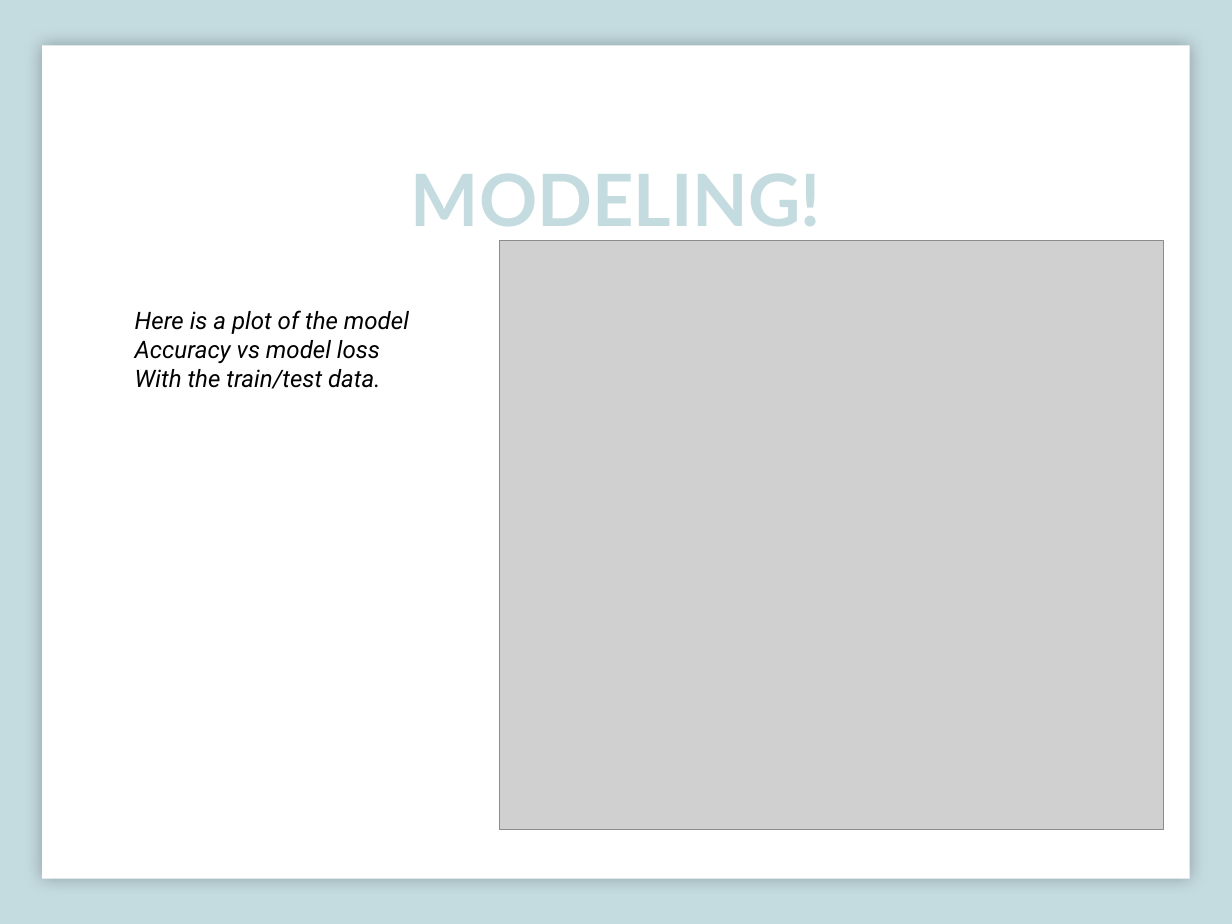
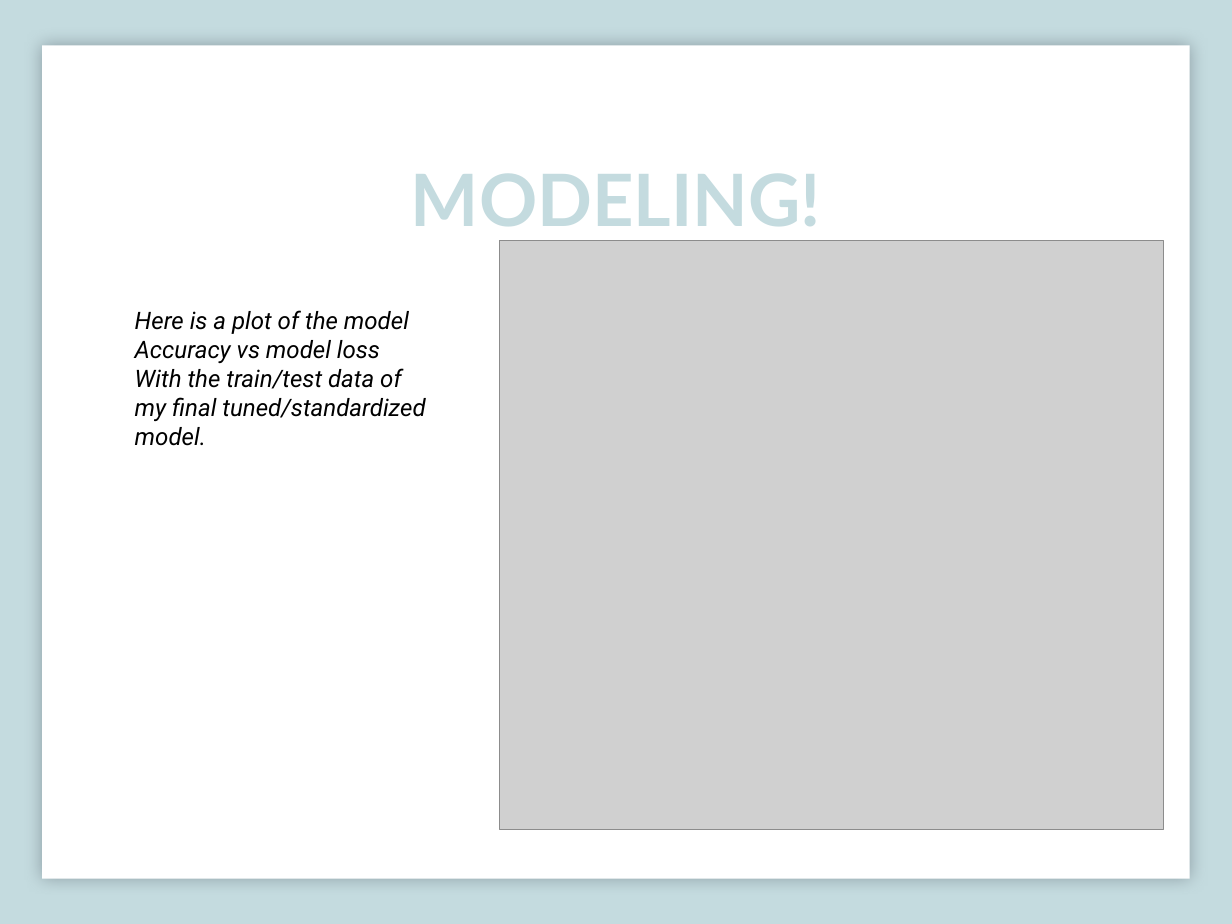
Before and after one commit to rajpatel84/capstone, a slide deck: slide 17 of Capstone.pptx (slide 16 before the commit). Drawn at 1232x924 pixels with LibreOffice and Linux fonts; fonts in the diff are those of the drawing; grey boxes stand for pictures. Boxes give left, top, right and bottom in pixels: in the first picture for what was removed or moved away, otherwise in the second. Text is boxed around its words. In the diff, an @@ line names an element or a change of style, - is before the commit and + after.

```diff
--- a/Capstone.pptx
+++ b/Capstone.pptx
@@ text at bbox=[135, 369, 425, 446]: text changed @@
-With the train/test data.
+With the train/test data of
+my final tuned/standardized
+model.
```
Also in this commit, not shown: 6 other slides changed, 1 slide added.
